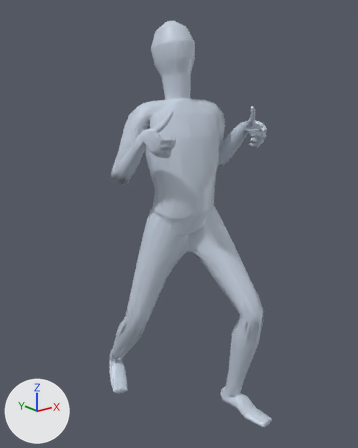
What one commit did to the glTF model app/assets/anims/Base/hit_heavy.glb.
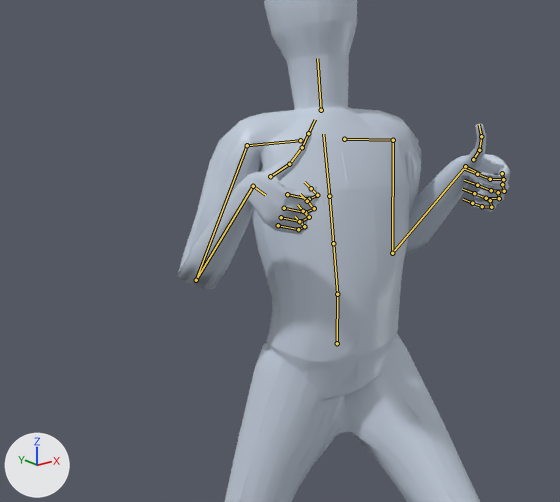
Old and new are each drawn whole from a 50 mm lens placed at (-1.288, -1.503, 1.489), pointed at (-0.013, 0.09, 0.852) and again close up on the part from 7% to 81% of the width and 11% to 64% of the height. Arrows for +X, +Y and +Z are at lower left; the lights stay in place. The last two pictures show the newer version. Both versions are drawn at frame 9 of the action 'Animation'; the numbers are the values there. The bones that change, and the others that lie on the model, are drawn over the model as lines in the close-ups.

In view in the first close-up: 'Body_human_male'.
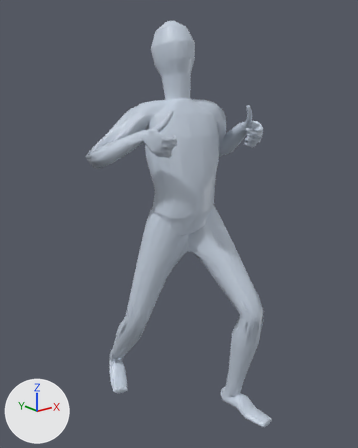
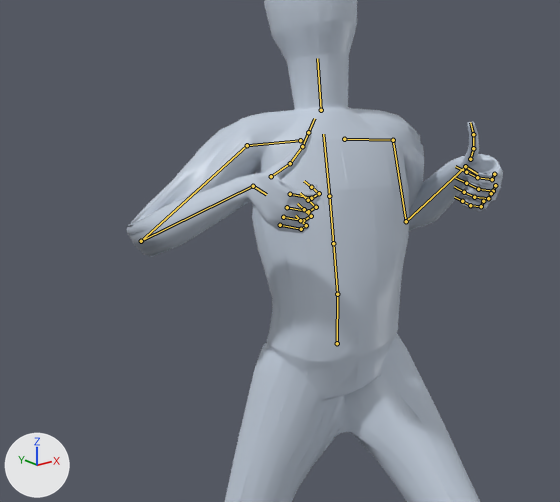
Pixel boxes (x1, y1, x2, y2) of what changed, in the close-ups (560 x 502 px):
'Body_human_male', posed
    before: (178, 0, 510, 502)
    after: (127, 0, 503, 502)
bone 'mixamorig:LeftArm', root to tip
    before: (393, 140) to (392, 253)
    after: (393, 140) to (406, 221)
bone 'mixamorig:LeftHand', root to tip
    before: (465, 166) to (480, 174)
    after: (465, 166) to (477, 174)
bone 'mixamorig:RightArm', root to tip
    before: (247, 145) to (196, 280)
    after: (247, 145) to (141, 241)
bone 'mixamorig:RightHand', root to tip
    before: (253, 186) to (265, 195)
    after: (253, 186) to (266, 194)

The change in detail:
Bone 'mixamorig:LeftArm' (bone_mixamorig_leftarm) turns from (-58, 12, 55) to (-38, 15, 51) degrees about its own x, y and z.
Bone 'mixamorig:LeftHand' (bone_mixamorig_lefthand) turns from (-30, -15, 66) to (-40, -36, 65) degrees about its own x, y and z.
Bone 'mixamorig:RightArm' (bone_mixamorig_rightarm) turns from (-65, 0, -2) to (-38, -7, 7) degrees about its own x, y and z.
Bone 'mixamorig:RightHand' (bone_mixamorig_righthand) turns from (-32, 16, -66) to (-37, 45, -67) degrees about its own x, y and z.
